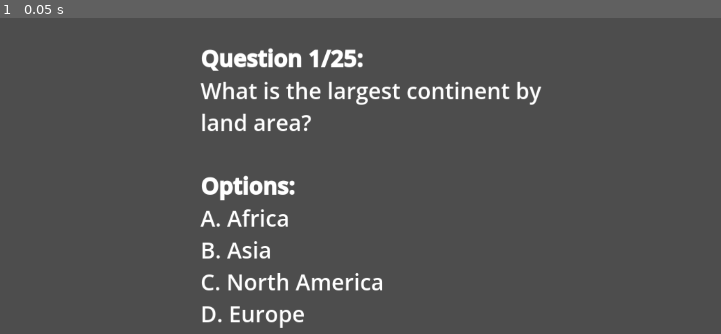
Above: before the commit, frame 1.
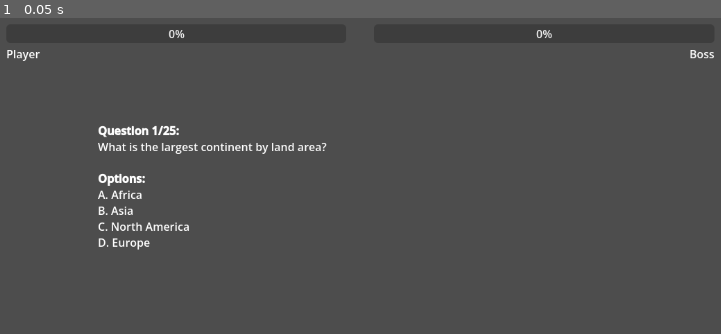
Above: after the commit, the same moment.

Repository: NwizuEmmanuel/quiz-combat
Game: Godot game, scene res://Arena.tscn
Two runs of this game, one before a commit and one after it. Both use one fixed random seed, a clock stepped at 60 frames per second and the inputs below.
Inputs:
- Up to frame 1 (0.05 s): no input

The runs differ from the first frame. In frame 1, 5.5% of the frame differs, in the area x 0-100%, y 3-99%.

Commit message:
refactor: update layout properties in Arena scene and remove display section from project configuration

Diff:
--- a/Arena.tscn
+++ b/Arena.tscn
@@ -14,18 +14,21 @@
 [node name="VBoxContainer" type="VBoxContainer" parent="." unique_id=2139320764]
 layout_mode = 1
 anchors_preset = -1
-anchor_left = 0.30600697
-anchor_top = 0.09876543
-anchor_right = 0.7591042
-anchor_bottom = 0.30224693
-offset_left = 0.47998047
-offset_right = 0.5119629
-offset_bottom = 0.14398193
+anchor_left = 0.17899306
+anchor_top = 0.27827162
+anchor_right = 0.813132
+anchor_bottom = 0.8640865
+offset_left = -0.20000458
+offset_top = -0.3200035
+offset_right = 0.27197266
+offset_bottom = 0.07196045
+size_flags_horizontal = 3
 metadata/_edit_use_anchors_ = true
 
 [node name="QuestionRichTextLabel" type="RichTextLabel" parent="VBoxContainer" unique_id=741213471]
 layout_mode = 2
 size_flags_vertical = 3
+size_flags_stretch_ratio = 3.0
 bbcode_enabled = true
 text = "Nothing here"
 fit_content = true
@@ -35,3 +38,46 @@
 visible = false
 layout_mode = 2
 placeholder_text = "Answer here..."
+
+[node name="HBoxContainer" type="HBoxContainer" parent="." unique_id=964260501]
+layout_mode = 1
+anchors_preset = -1
+anchor_left = 0.06423611
+anchor_top = 0.058641974
+anchor_right = 0.9507986
+anchor_bottom = 0.16385186
+offset_right = -0.3199997
+offset_bottom = -0.1760025
+theme_override_constants/separation = 40
+metadata/_edit_use_anchors_ = true
+
+[node name="VBoxContainer2" type="VBoxContainer" parent="HBoxContainer" unique_id=1189427695]
+layout_mode = 2
+size_flags_horizontal = 3
+size_flags_vertical = 0
+size_flags_stretch_ratio = 0.5
+metadata/_edit_use_anchors_ = true
+
+[node name="ProgressBar" type="ProgressBar" parent="HBoxContainer/VBoxContainer2" unique_id=1854774264]
+layout_mode = 2
+metadata/_edit_use_anchors_ = true
+
+[node name="Label" type="Label" parent="HBoxContainer/VBoxContainer2" unique_id=713975233]
+layout_mode = 2
+text = "Player"
+
+[node name="VBoxContainer3" type="VBoxContainer" parent="HBoxContainer" unique_id=963944453]
+layout_mode = 2
+size_flags_horizontal = 3
+size_flags_vertical = 0
+size_flags_stretch_ratio = 0.5
+metadata/_edit_use_anchors_ = true
+
+[node name="ProgressBar" type="ProgressBar" parent="HBoxContainer/VBoxContainer3" unique_id=1631586638]
+layout_mode = 2
+metadata/_edit_use_anchors_ = true
+
+[node name="Label" type="Label" parent="HBoxContainer/VBoxContainer3" unique_id=1038620419]
+layout_mode = 2
+text = "Boss"
+horizontal_alignment = 2
--- a/project.godot
+++ b/project.godot
@@ -13,10 +13,6 @@
 config/name="quiz-combat"
 run/main_scene="uid://3cjr2usax6qu"
 config/features=PackedStringArray("4.6", "Forward Plus")
-
-[display]
-
-window/stretch/scale=2.0
 
 [input]
 
